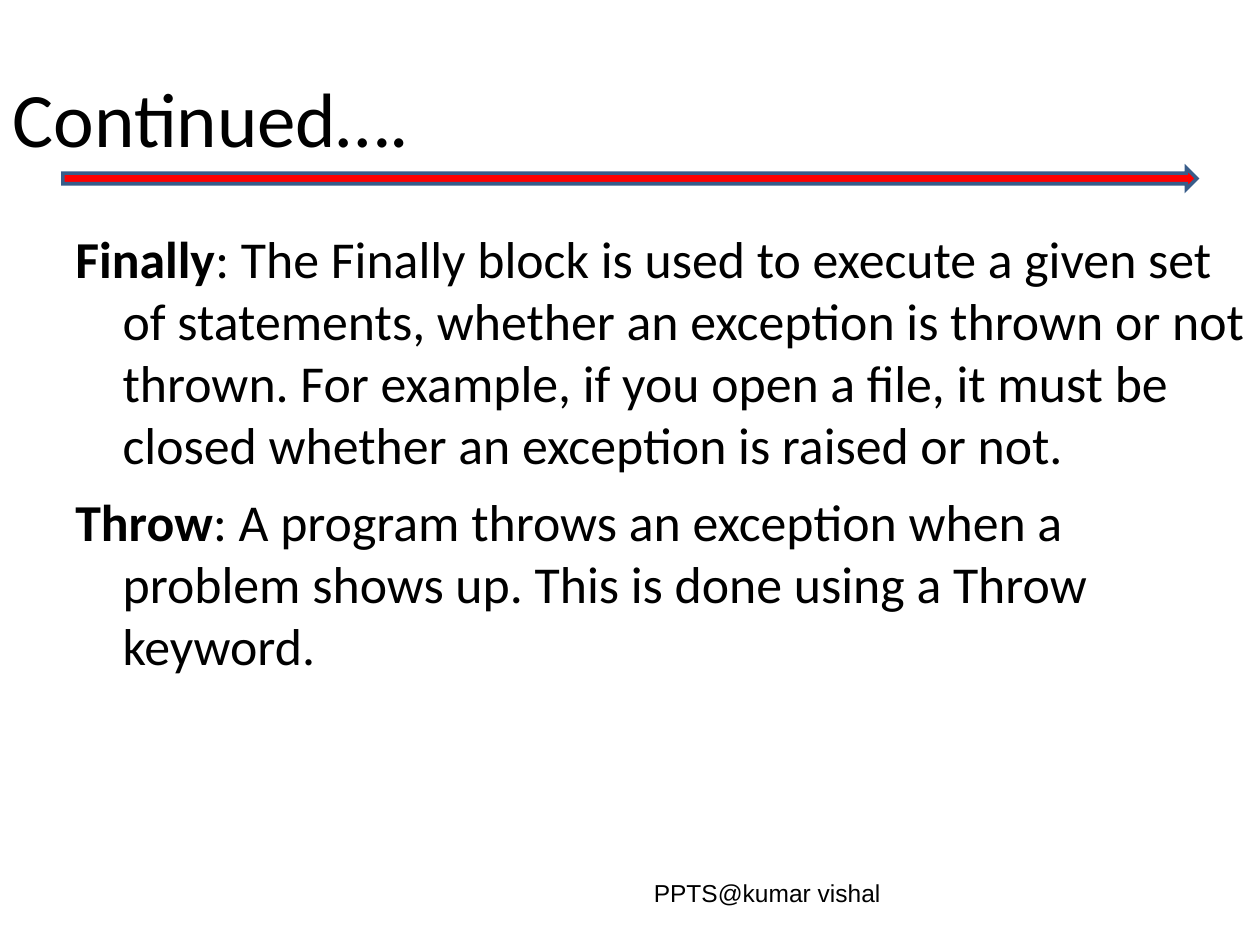
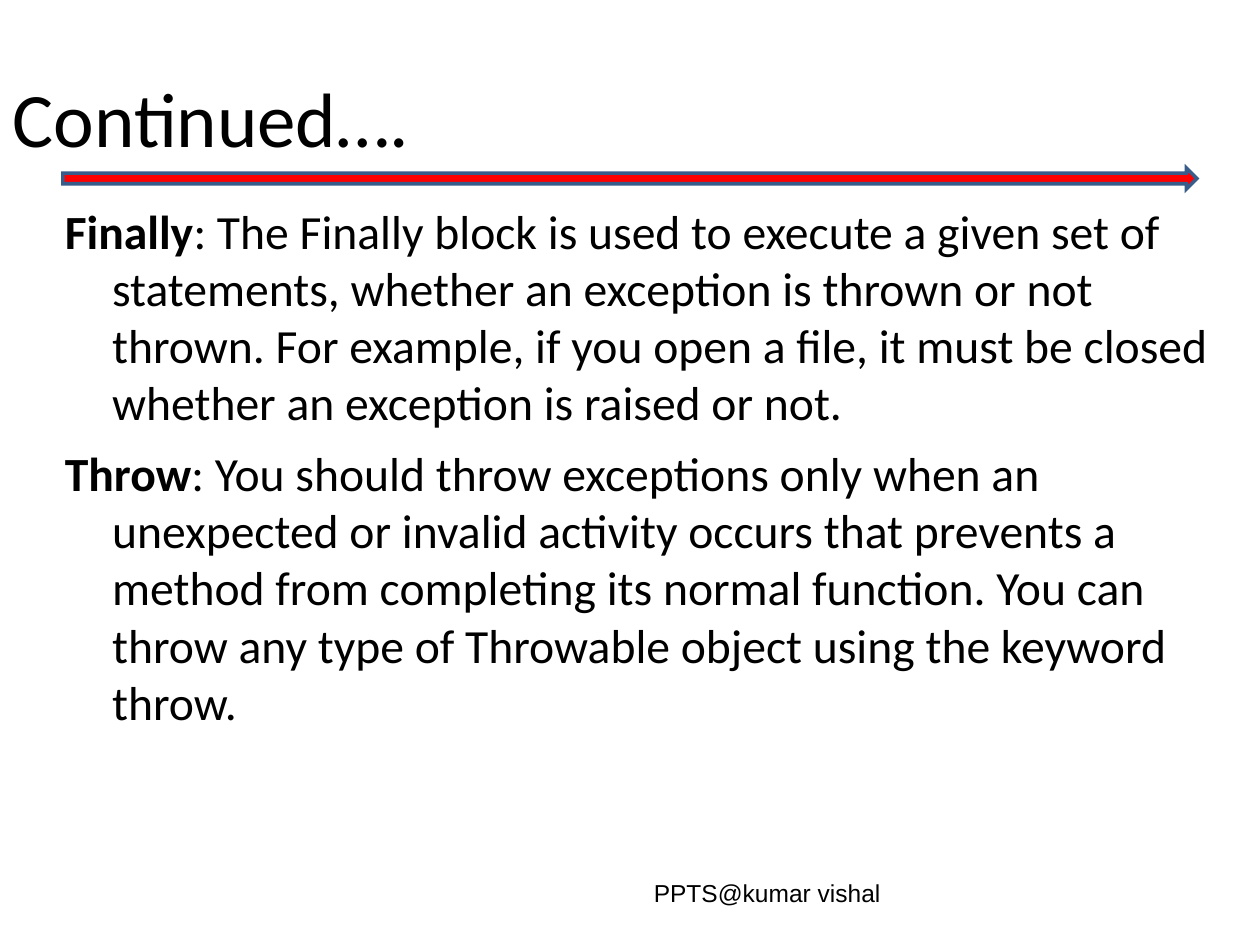
Before and after one commit to vishalamc/visualbasic, a slide deck: slide 5 of Exception handling.ppt. Drawn at 1260x945 pixels with LibreOffice and Linux fonts; fonts in the diff are those of the drawing; background and template pictures are left out. Boxes give left, top, right and bottom in pixels: in the first picture for what was removed or moved away, otherwise in the second. Text is boxed around its words. In the diff, an @@ line names an element or a change of style, - is before the commit and + after.

```diff
--- a/Exception handling.ppt
+++ b/Exception handling.ppt
@@ text "Finally: The Finally block is ...": place and size @@
-text "Finally: The Finally block is ..." at bbox=[75, 241, 1244, 674]
+text "Finally: The Finally block is ..." at bbox=[65, 215, 1207, 721]
@@ text at bbox=[65, 215, 1207, 428]: size 29.6 to 27.2 pt in "Finally: The Finally block is used to ..." @@
@@ text at bbox=[65, 457, 1166, 721]: text changed; size 29.6 to 27.2 pt @@
-Throw: A program throws an exception when a problem shows up. This is done using a Throw keyword.
+Throw: You should throw exceptions only when an unexpected or invalid activity occurs that prevents a method from completing its normal function. You can throw any type of Throwable object using the keyword throw.
```
Also in this commit, not shown: 3 other slides changed, 7 slides added, 1 slide removed, 7 other files.
